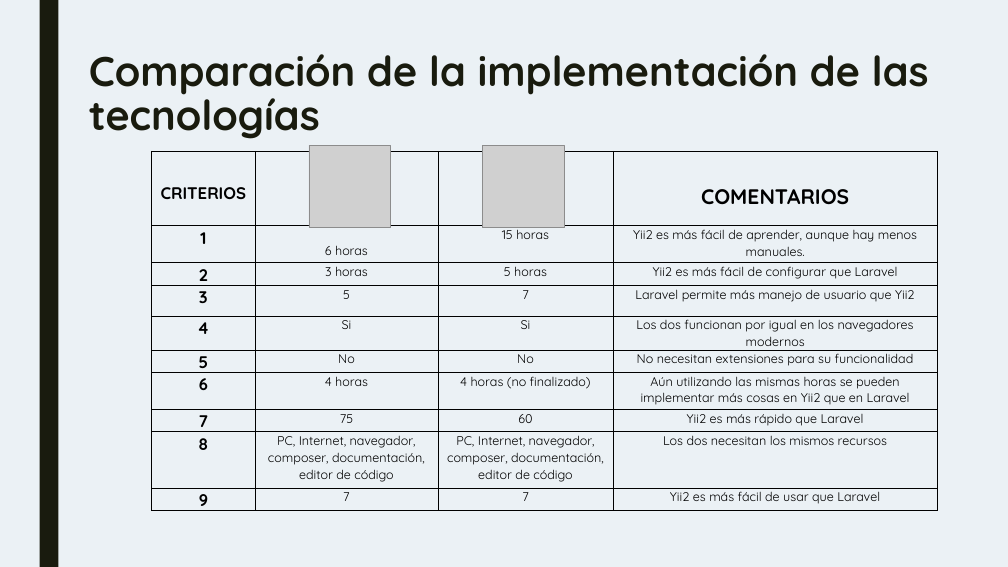
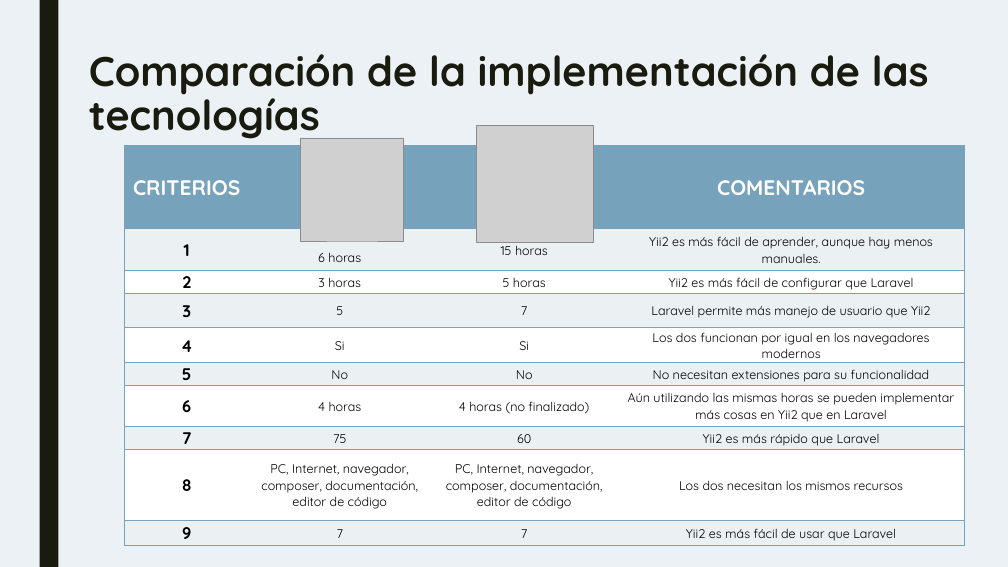
Before and after one commit to IGarrido1996/TG3_T4, a slide deck: slide 22 of TG3_plantilla primera parteppt.pptx (slide 19 before the commit). Drawn at 1008x567 pixels with LibreOffice and Linux fonts; fonts in the diff are those of the drawing; grey boxes stand for pictures. Boxes give left, top, right and bottom in pixels: in the first picture for what was removed or moved away, otherwise in the second. Text is boxed around its words. In the diff, an @@ line names an element or a change of style, - is before the commit and + after.

```diff
--- a/TG3_plantilla primera parteppt.pptx
+++ b/TG3_plantilla primera parteppt.pptx
@@ table at box(125, 145, 965, 545) @@
@@ fill none to #77A2BB in 2 cells @@
@@ fill none to #ECF0F3 in 20 cells @@
@@ fill none to #FFFFFF in 16 cells @@
@@ size 16 to 20 pt in "CRITERIOS" @@
@@ text colour #000000 to #FFFFFF in "CRITERIOS", "COMENTARIOS" @@
@@ borders changed @@
@@ table: place and size @@
-table at box(152, 151, 938, 515)
+table at box(125, 145, 965, 545)
@@ picture: place and size @@
-picture at box(309, 145, 391, 228)
+picture at box(301, 138, 404, 240)
@@ picture: place and size @@
-picture at box(482, 145, 565, 228)
+picture at box(476, 126, 594, 243)
```
Also in this commit, not shown: 5 other slides changed, 3 slides added.
